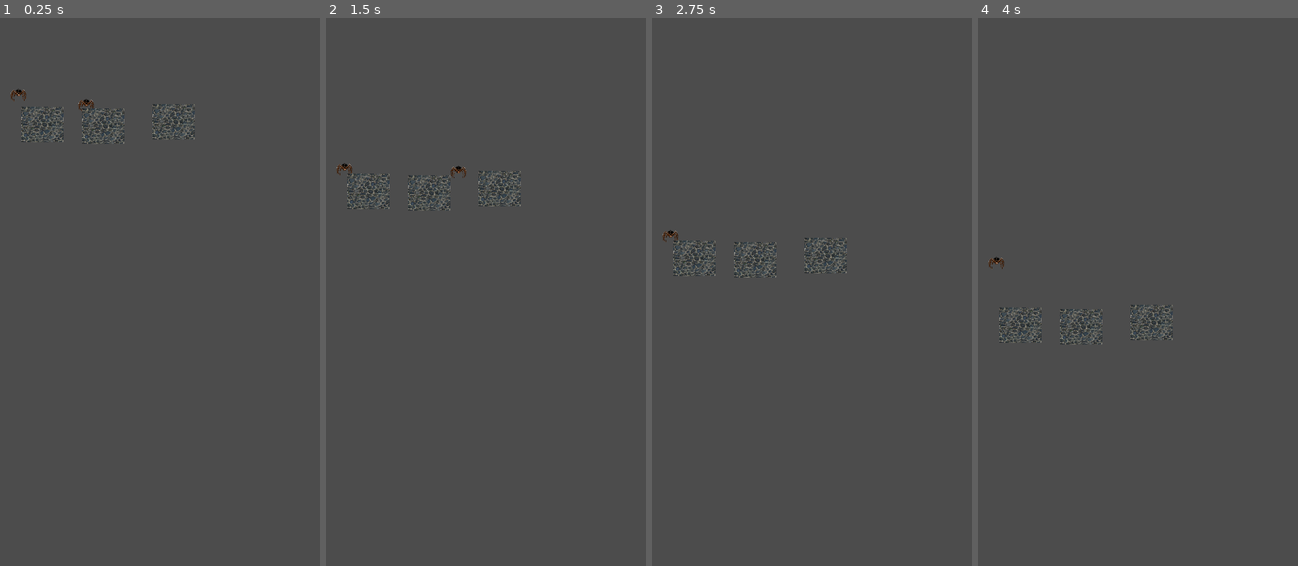
Above: before the commit, frames 1-4 (left to right).
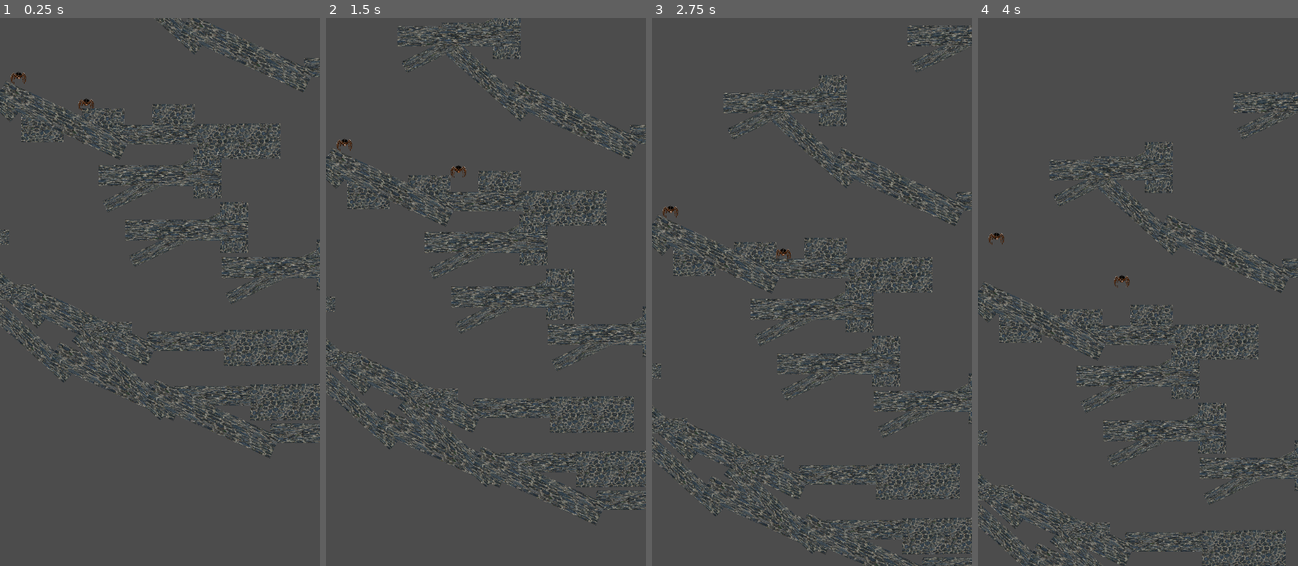
Above: after the commit, the same moments.

Repository: downhillGames/WebOfWar
Game: Godot game, scene res://MAin.tscn
Same seed, same stepped clock (60 frames per second), same inputs: the game is played once before the commit and once after it.
Inputs:
- Up to frame 1 (0.25 s): no input
- Up to frame 2 (1.5 s): tap Enter (ui_accept) at 0.5, 0.77 s; hold Shift (punch1) 0.53-1.28 s; hold D (2p_right) from 0.53 s (still down); tap Shift (punch1) at 1.35 s
- Up to frame 3 (2.75 s): tap Enter (ui_accept) at 1.52 s; release D (2p_right) at 2.03 s; hold A (2p_left) from 2.03 s (still down); hold Shift (punch1) from 2.03 s (still down)
- Up to frame 4 (4 s): release A (2p_left) at 2.78 s; release Shift (punch1) at 2.78 s; hold D (2p_right) from 2.78 s (still down); tap Shift (punch1) at 2.85 s; tap Enter (ui_accept) at 3.02, 3.77 s; hold Shift (punch1) from 3.53 s (still down)

The runs differ from the first frame. In frame 1, 9.4% of the frame differs, in the area x 0-100%, y 0-81%; in frame 2, 10%; in frame 3, 11%, in the area x 0-100%, y 1-100%; in frame 4, 8.8%.

Commit message:
LINKING!

Diff:
--- a/MAin.tscn
+++ b/MAin.tscn
@@ -2,8 +2,8 @@
 
 [ext_resource path="res://Spider.gd" type="Script" id=1]
 [ext_resource path="res://Assets/Spider Lord.png" type="Texture" id=2]
-[ext_resource path="res://came.gd" type="Script" id=3]
-[ext_resource path="res://Platform_test.tscn" type="PackedScene" id=4]
+[ext_resource path="res://Platform_test.tscn" type="PackedScene" id=3]
+[ext_resource path="res://test.gd" type="Script" id=4]
 [ext_resource path="res://Spider2.gd" type="Script" id=5]
 
 [sub_resource type="RectangleShape2D" id=1]
@@ -11,7 +11,7 @@
 
 [node name="Main" type="Node2D"]
 position = Vector2( 47, 55 )
-script = ExtResource( 3 )
+script = ExtResource( 4 )
 
 [node name="KinematicBody2D" type="KinematicBody2D" parent="."]
 position = Vector2( -13, -19 )
--- a/Platform_test.tscn
+++ b/Platform_test.tscn
@@ -15,6 +15,6 @@
 texture = ExtResource( 1 )
 
 [node name="CollisionShape2D" type="CollisionShape2D" parent="."]
-position = Vector2( 74, 34 )
+position = Vector2( 74, 32.0001 )
 scale = Vector2( 0.308594, 0.259766 )
 shape = SubResource( 2 )
--- a/came.gd
+++ b/came.gd
@@ -9,9 +9,3 @@
 # Called when the node enters the scene tree for the first time.
 func _ready():
 	pass # Replace with function body.
-
-
-var speed = 100
-
-func _process(delta):
-	position.y += speed * delta
--- a/test.gd
+++ b/test.gd
@@ -10,6 +10,7 @@
 var newplatform9 = preload("res://platform9.tscn")
 var newplatform10 = preload("res://platform10.tscn")
 
+var speed = 100
 
 
 
@@ -51,6 +52,9 @@
 
 
 
+func _process(delta):
+	position.y += speed * delta
+
 func check_distance():
 	for i in range(len(object_array)):
 		for j in range(i+1, len(object_array)):
Not shown: 1 places in MAin.tscn that only renumber resources
